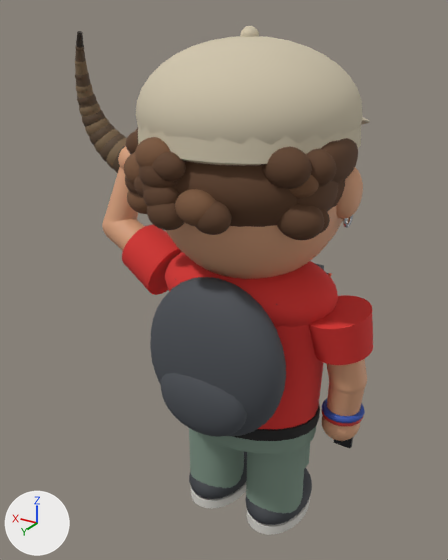
Renders of the glTF model public/modelos/pencho3d-chibi.glb from each side of a commit.
Before and after are seen from a 50 mm lens placed at (-0.86, 1.581, 1.655), pointed at (0.143, -0.089, 0.82). The lights are fixed; the arrows at lower left show +X, +Y and +Z. The first picture is the older version. Where no turn or scale is listed for an object, it has been applied to the vertices.

Names of what the first picture shows: 'cil-1-0.8799999999999999|camiseta', 'cil-1-0.8799999999999999|camiseta.001', 'cil-1-1.02|gorra', 'cil-1-1|pantalon', 'cil-1-1|pantalon.001', 'cil-1.08-1|camiseta', 'esfera|camiseta', 'esfera|gorra', 'esfera|mochila', 'esfera|mochila.001', 'esfera|pelo.004', 'esfera|piel.004' and 58 more.
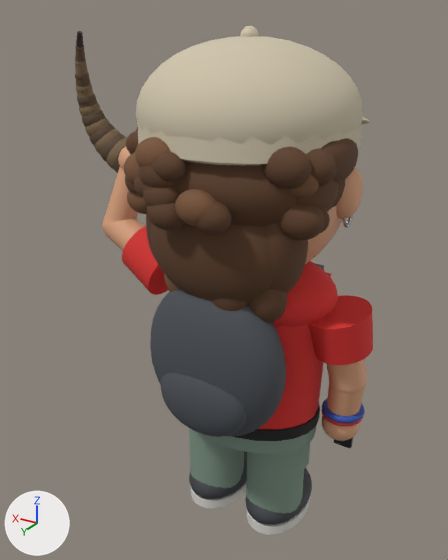
Boxes [x1, y1, x2, y2] around the edits, measured in the pictures (448 x 560 px):
'esfera|pelo.021', added (brown): after [150, 222, 273, 302]
'esfera|pelo.023', added (brown): after [263, 223, 308, 293]
'esfera|pelo.034', added (brown): after [248, 289, 287, 323]
'esfera|pelo.027', added: after [211, 298, 248, 311]
'esfera|pelo.022', added (mostly hidden): after [146, 214, 156, 260]
'esfera|mecha.008', added (mostly hidden): after [164, 274, 180, 292]
'esfera|piel.004', unchanged, covered by the edit: before [166, 206, 343, 279]; after [305, 206, 343, 264]

The edits, one by one:
Object 'esfera|pelo.034' (ob_esfera_pelo_034) is new; it shows me_esfera_pelo.
Its parent is ob_pencho.
Its location is (-0.157, 0.184, 0.933).
Its scale is (0.0606, 0.0454, 0.0727).
Object 'esfera|mecha.008' (ob_esfera_mecha_008) is new; it shows me_esfera_mecha.
Its parent is ob_pencho.
Its location is (0.118, 0.193, 0.938).
Its scale is (0.0566, 0.0425, 0.068).
Object 'esfera|pelo.027' (ob_esfera_pelo_027) is new; it shows me_esfera_pelo.
Its parent is ob_pencho.
Its location is (-0.0568, 0.217, 0.937).
Its scale is (0.0647, 0.0485, 0.0776).
Object 'esfera|pelo.023' (ob_esfera_pelo_023) is new; it shows me_esfera_pelo.
Its parent is ob_pencho.
Its location is (-0.17, 0.15, 1.08).
Its scale is (0.08, 0.09, 0.15).
Object 'esfera|pelo.022' (ob_esfera_pelo_022) is new; it shows me_esfera_pelo.
Its parent is ob_pencho.
Its location is (0.17, 0.15, 1.08).
Its scale is (0.08, 0.09, 0.15).
Object 'esfera|pelo.021' (ob_esfera_pelo_021) is new; it shows me_esfera_pelo.
Its parent is ob_pencho.
Its location is (0.0, 0.2, 1.06).
Its scale is (0.21, 0.1, 0.17).
